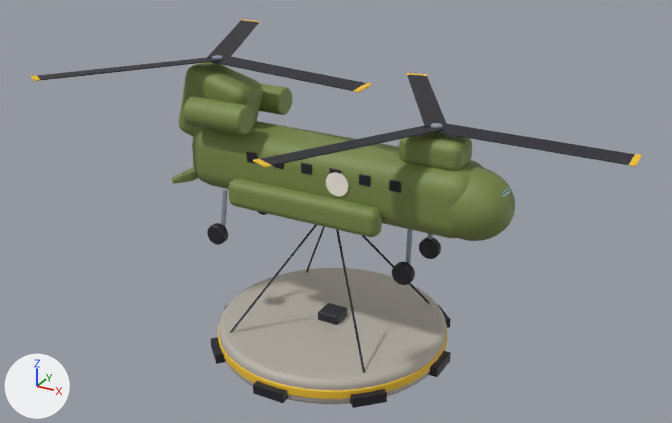
One commit to the glTF model assets-raw/chinook.glb: the scene before it, then after it.
The view is the same before and after, from a 50 mm camera at (17.3, -31.2, 22.1) aimed at (0.2, 0.0, 6.5). Every picture has the same lights, and +X, +Y and +Z are marked at lower left. The picture after the commit comes second. Where no turn or scale is listed for an object, it has been applied to the vertices. Vertices at exactly the same position are counted once.

The older version as bpy lines, for what is in view:
```python
me_chinook_001 = bpy.data.meshes.new('chinook.001')
me_chinook_001.from_pydata(...)  # 5132 vertices, 10072 faces; spans x -7.5..7.7, y -5.3..5.3, z 0.2..12.0
me_chinook_001.materials.append(mat_toy)
# before: 3713 (-3.2, -3.2, 1.4) at pixel (229, 331), 3715 (-3.2, -3.2, 1.4) at pixel (231, 332), 3717 (-3.2, -3.2, 1.4) at pixel (231, 332), 3719 (-3.2, -3.2, 1.4) at pixel (230, 331)
# before: 3721 (-3.2, 3.2, 1.4) at pixel (306, 270), 3723 (-3.2, 3.2, 1.4) at pixel (305, 271), 3725 (-3.2, 3.2, 1.4) at pixel (307, 272), 3727 (-3.2, 3.2, 1.4) at pixel (307, 271)
# before: 3729 (3.2, -3.2, 1.4) at pixel (364, 372), 3731 (3.2, -3.2, 1.4) at pixel (365, 372), 3733 (3.2, -3.2, 1.4) at pixel (363, 372), 3735 (3.2, -3.2, 1.4) at pixel (362, 372)
# before: 3737 (3.2, 3.2, 1.4) at pixel (429, 302), 3739 (3.2, 3.2, 1.4) at pixel (428, 302), 3741 (3.2, 3.2, 1.4) at pixel (428, 303), 3743 (3.2, 3.2, 1.4) at pixel (429, 303)
me_rotorb_001 = bpy.data.meshes.new('rotorB.001')
me_rotorb_001.from_pydata(...)  # 1422 vertices, 2816 faces; spans x -4.89..7.5, y -6.26..7.09, z 0.0..0.2
me_rotorb_001.materials.append(mat_toy)
me_rotorf_001 = bpy.data.meshes.new('rotorF.001')
me_rotorf_001.from_pydata(...)  # 1422 vertices, 2816 faces; spans x -4.15..7.51, y -6.73..6.73, z 0.0..0.2
me_rotorf_001.materials.append(mat_toy)
ob_chinook = bpy.data.objects.new('chinook', me_chinook_001)
ob_chinook.location = (0.0, 0.0, 0.0)
ob_rotorb = bpy.data.objects.new('rotorB', me_rotorb_001)
ob_rotorb.location = (-5.5, 0.0, 12.2)
ob_rotorf = bpy.data.objects.new('rotorF', me_rotorf_001)
ob_rotorf.location = (4.5, 0.0, 10.8)
```
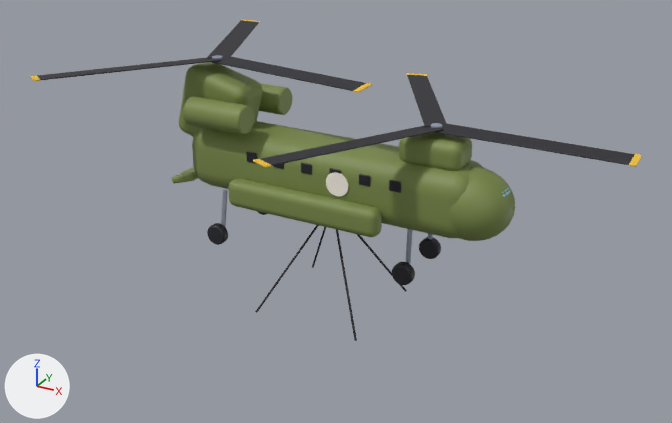
Boxes [x1, y1, x2, y2] around the edits, measured in the pictures (672 x 423 px; the box of a moved part takes in the faces that stretch with it):
'chinook', reshaped (19% shorter): before [172, 62, 515, 408]; after [172, 62, 515, 341]
part 1 of me_chinook_001, deleted: before [211, 268, 451, 408]
part 2 of me_chinook_001, moved or reshaped: before [230, 225, 317, 332]; after [255, 225, 319, 313]
part 3 of me_chinook_001, moved or reshaped: before [306, 227, 325, 272]; after [312, 227, 326, 268]
part 4 of me_chinook_001, moved or reshaped: before [336, 230, 365, 373]; after [336, 230, 357, 341]
part 5 of me_chinook_001, moved or reshaped: before [361, 235, 430, 303]; after [357, 234, 407, 291]

Patch to the scene script:
```diff
--- a/assets-raw/chinook.glb.py
+++ b/assets-raw/chinook.glb.py
@@ me_chinook_001 @@
 # used by ob_chinook; location = (0.0, 0.0, 0.0)
 # verts and faces of me_chinook_001; kept vertices keep their numbers, new ones are numbered from 5132
-me_chinook_001.from_pydata(...)  # 5132 vertices, 10072 faces; spans x -7.5..7.7, y -5.3..5.3, z 0.2..12.0
+me_chinook_001.from_pydata(...)  # 3896 vertices, 7644 faces; spans x -7.5..7.7, y -2.4..2.4, z 2.2..12.0
+# me_chinook_001 part 1: 11 loose pieces with 1236 vertices, spanning x -5.3..5.3, y -5.3..5.3, z 0.2..1.8, are deleted
+# me_chinook_001 part 2
+for i in [3713, 3715, 3717, 3719]: verts[i] += (0.8, 0.8, 0.8)
+# me_chinook_001 part 3
+for i in [3721, 3723, 3725, 3727]: verts[i] += (0.8, -0.8, 0.8)
+# me_chinook_001 part 4
+for i in [3729, 3731, 3733, 3735]: verts[i] += (-0.8, 0.8, 0.8)
+# me_chinook_001 part 5
+for i in [3737, 3739, 3741, 3743]: verts[i] += (-0.8, -0.8, 0.8)
 me_chinook_001.materials.append(mat_toy)
```
